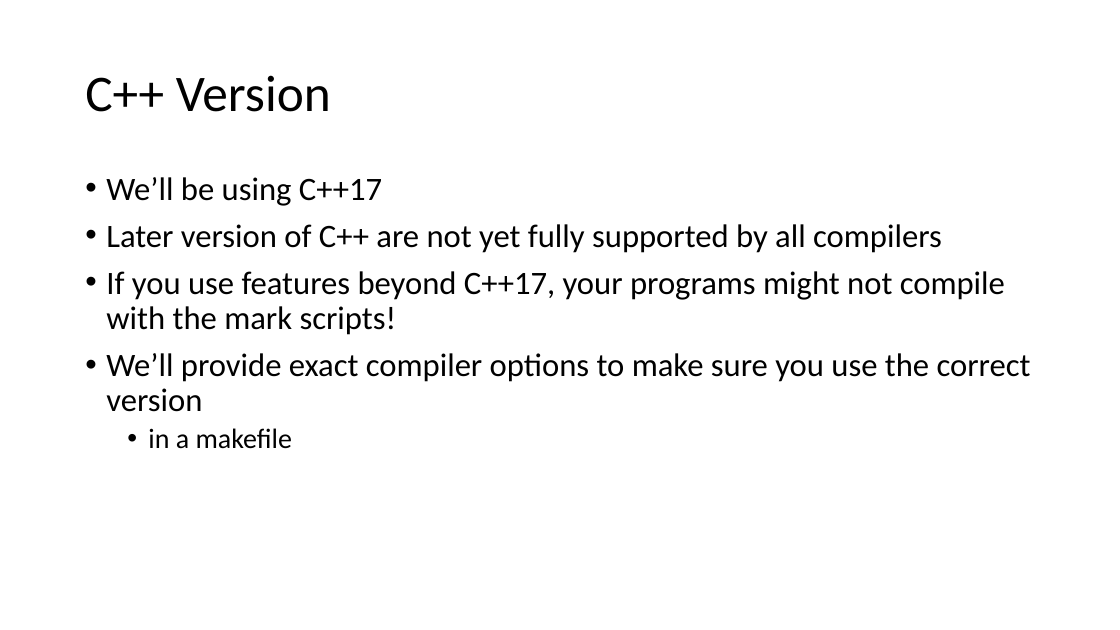
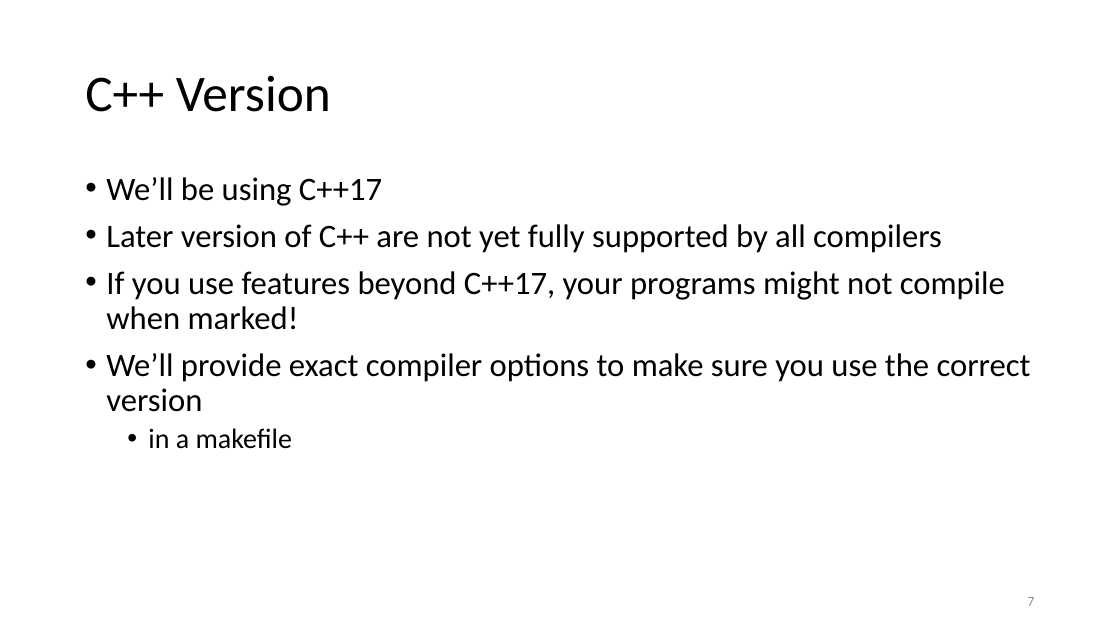
Before and after one commit to tjd1234/cmpt135spring2024, a slide deck: slide 7 of sample_code/week1/week1_cmpt135.pptx. Drawn at 1120x630 pixels with LibreOffice and Linux fonts; fonts in the diff are those of the drawing. Boxes give left, top, right and bottom in pixels: in the first picture for what was removed or moved away, otherwise in the second. Text is boxed around its words. In the diff, an @@ line names an element or a change of style, - is before the commit and + after.

```diff
--- a/sample_code/week1/week1_cmpt135.pptx
+++ b/sample_code/week1/week1_cmpt135.pptx
@@ text at [106, 271, 1005, 330]: text changed @@
-• If you use features beyond C++17, your programs might not compile with the mark scripts!
+• If you use features beyond C++17, your programs might not compile when marked!
@@ page number added at [1027, 597, 1034, 606], 12 pt, text #8C8C8C @@
+7
```
Also in this commit, not shown: 8 other slides changed, 19 slides added, 6 other files.
